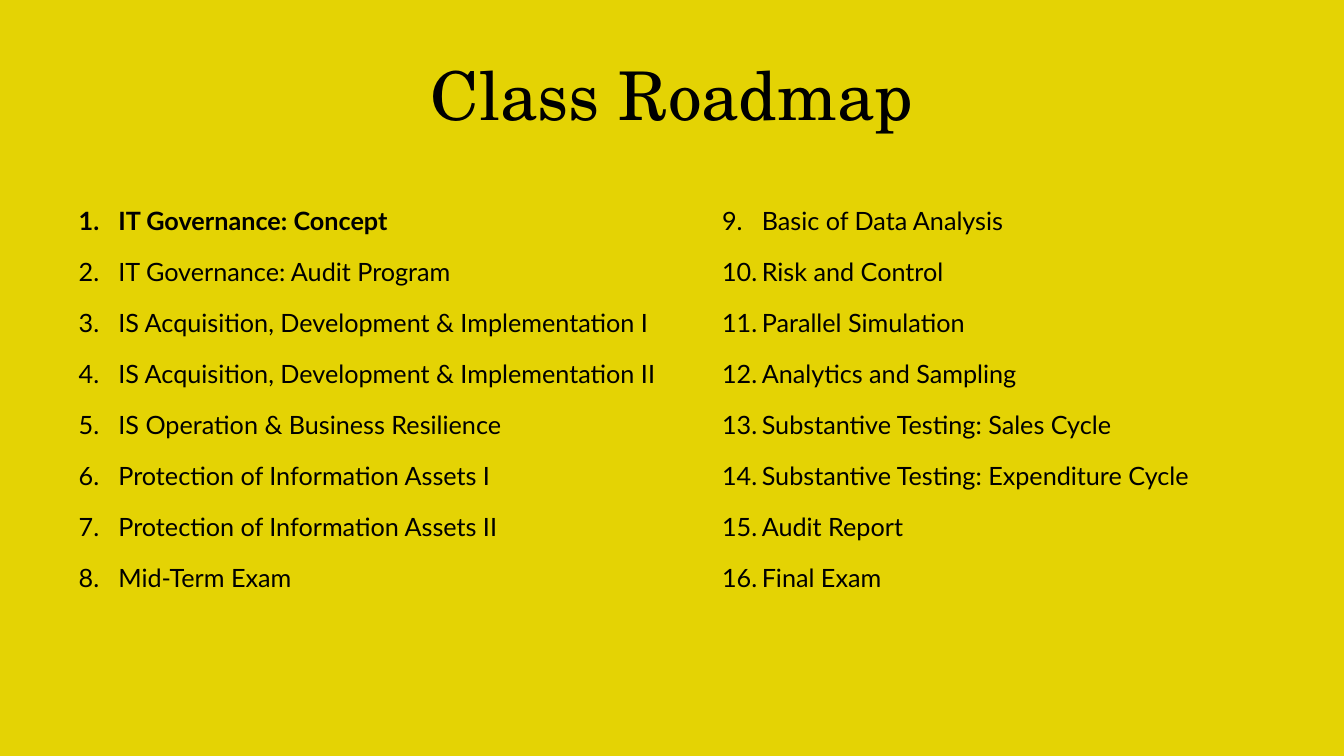
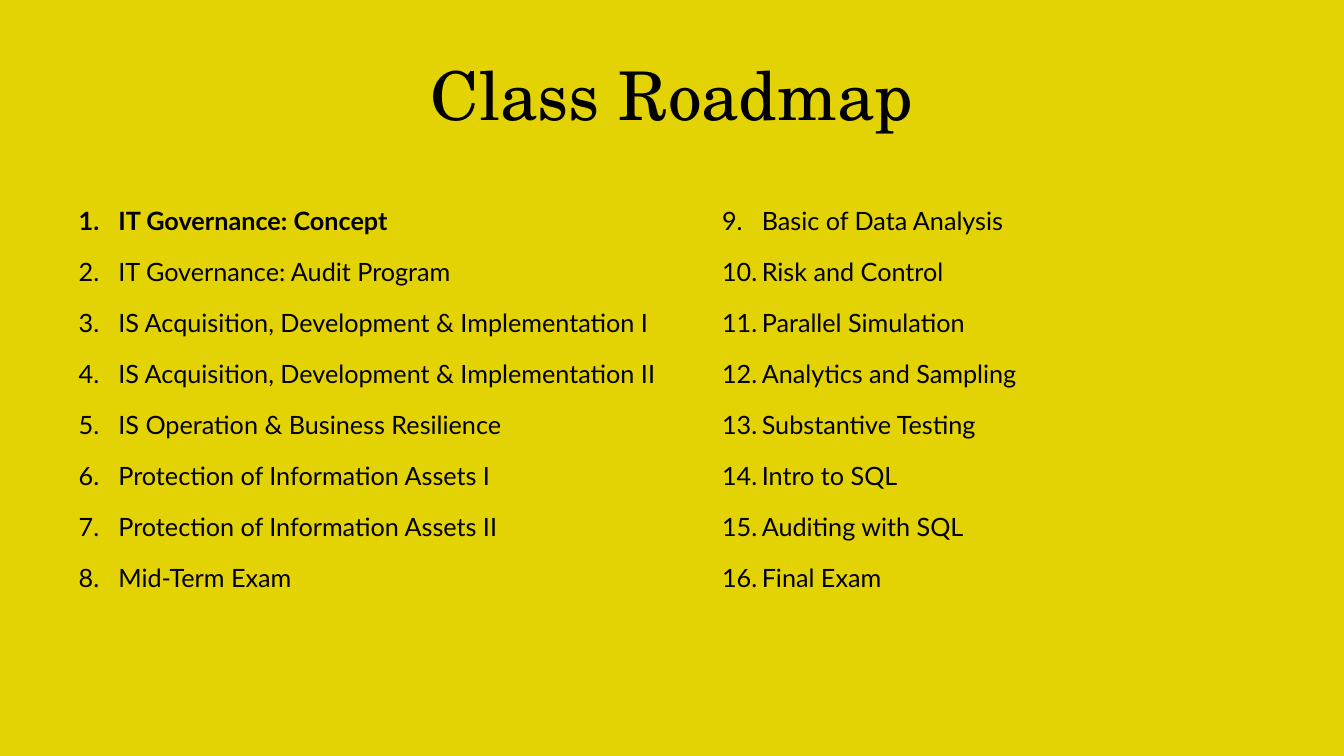
Before and after one commit to irfanradarma/Audit-SI, a slide deck: slide 7 of Slides/2026/01 - IT Governance Concept.pptx. Drawn at 1344x756 pixels with LibreOffice and Linux fonts; fonts in the diff are those of the drawing; background and template pictures are left out. Boxes give left, top, right and bottom in pixels: in the first picture for what was removed or moved away, otherwise in the second. Text is boxed around its words. In the diff, an @@ line names an element or a change of style, - is before the commit and + after.

```diff
--- a/Slides/2026/01 - IT Governance Concept.pptx
+++ b/Slides/2026/01 - IT Governance Concept.pptx
@@ text at box(762, 415, 976, 541): text changed @@
-13. Substantive Testing: Sales Cycle
-14. Substantive Testing: Expenditure Cycle
-15. Audit Report
+13. Substantive Testing
+14. Intro to SQL
+15. Auditing with SQL
```
Also in this commit, not shown: 5 other files.
